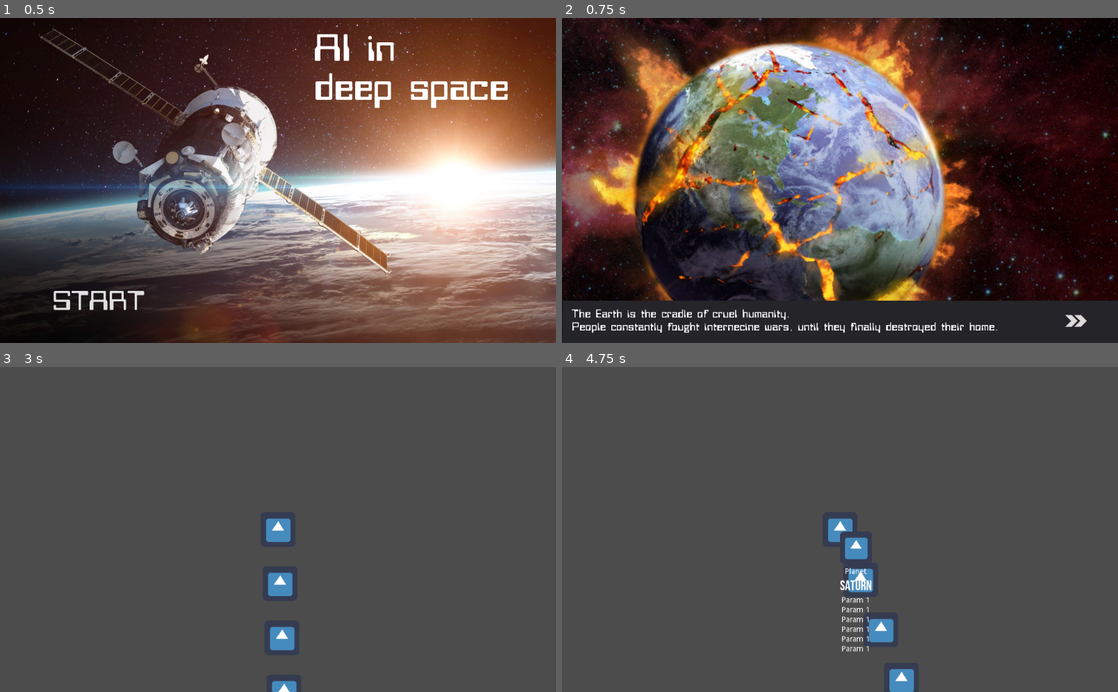
Above: before the commit, frames 1-4 (two rows, left to right).
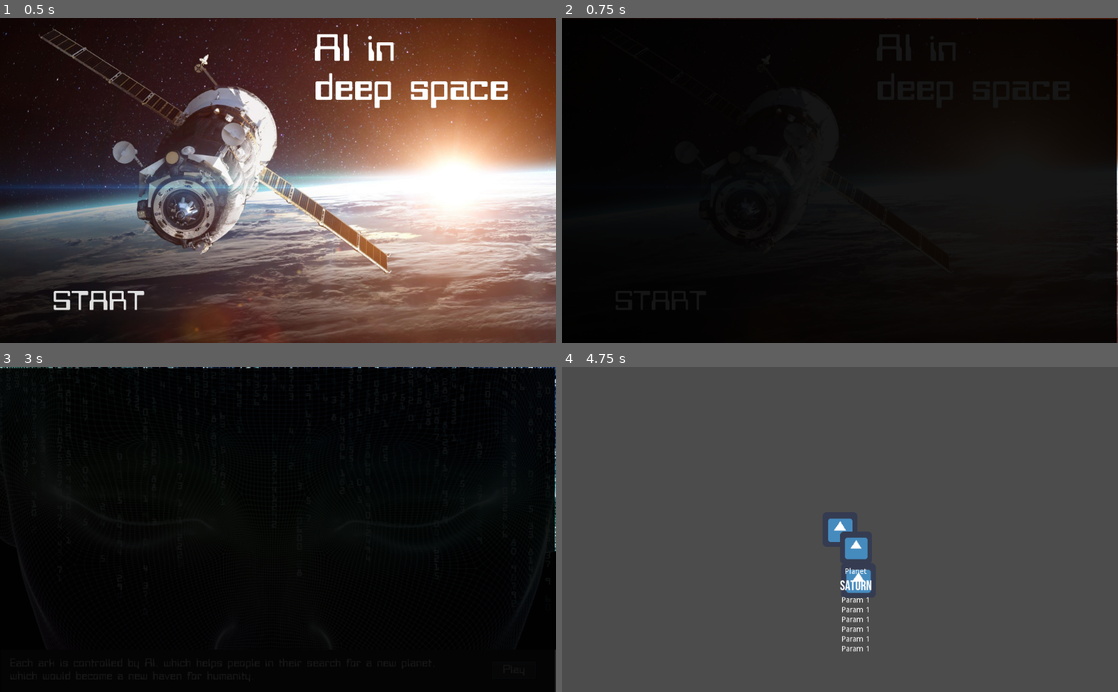
Above: after the commit, the same moments.

Repository: Trizalio/LD48
Game: Godot game, scene res://scenes/ui/main_menu.tscn
The game is run twice, just before and just after one commit, with the same random seed, the same clock (stepped at 60 frames per second) and the same inputs. The engine's default icon, where the game draws it, is replaced by a stand-in: a white triangle on a blue panel in a dark square.
Inputs (mouse positions are in pixels of both pictures, inside the frame that each line leads up to):
- Up to frame 1 (0.5 s): no input
- Up to frame 2 (0.75 s): click "START" at 0.5 s
- Up to frame 3 (3 s): click (511, 669) at 1.25 s; click (511, 669) at 2 s; click "Play" at 2.75 s
- Up to frame 4 (4.75 s): move the mouse to (845, 529) at 3.52 s; click (845, 529) at 3.67 s; move the mouse to (840, 529) at 4.27 s; click (840, 529) at 4.42 s

Frame 1 is identical in both runs. In frame 2, 74% of the frame differs, in the area x 0-100%, y 0-100%; in frame 3, 100%; in frame 4, 0.8%.

Commit message:
fade

Diff:
--- a/project.godot
+++ b/project.godot
@@ -28,6 +28,7 @@
 
 Ship="*res://scripts/singletones/ship.gd"
 StarMap="*res://scripts/singletones/star_map.gd"
+SceneChanger="*res://scripts/singletones/scene_changer.gd"
 
 [physics]
 
--- /dev/null
+++ b/scenes/fader.gd
@@ -0,0 +1,23 @@
+extends Node
+
+signal faded_in
+signal faded_out
+
+func _ready():
+	pass # Replace with function body.
+
+func fade(fade_in_time: float = 0.5, fade_out_time: float = 0.5):
+	var forward_speed = 1 / fade_in_time
+	var backward_speed = 1 / fade_out_time
+	$animation.play('fade', -1, forward_speed, false)
+	yield(self, 'faded_in')
+	$animation.play('fade', -1, -backward_speed, true)
+
+func _animation_end():
+	emit_signal("faded_in")
+
+func _animation_start():
+	emit_signal("faded_out")
+
+func is_fading():
+	return $animation.is_playing()
--- /dev/null
+++ b/scenes/fader.tscn
@@ -0,0 +1,53 @@
+[gd_scene load_steps=3 format=2]
+
+[ext_resource path="res://scenes/fader.gd" type="Script" id=1]
+
+[sub_resource type="Animation" id=1]
+tracks/0/type = "method"
+tracks/0/path = NodePath(".")
+tracks/0/interp = 1
+tracks/0/loop_wrap = true
+tracks/0/imported = false
+tracks/0/enabled = true
+tracks/0/keys = {
+"times": PoolRealArray( 0, 1 ),
+"transitions": PoolRealArray( 1, 1 ),
+"values": [ {
+"args": [  ],
+"method": "_animation_start"
+}, {
+"args": [  ],
+"method": "_animation_end"
+} ]
+}
+tracks/1/type = "value"
+tracks/1/path = NodePath("fader:color")
+tracks/1/interp = 1
+tracks/1/loop_wrap = true
+tracks/1/imported = false
+tracks/1/enabled = true
+tracks/1/keys = {
+"times": PoolRealArray( 0, 1 ),
+"transitions": PoolRealArray( 1, 1 ),
+"update": 0,
+"values": [ Color( 0.0666667, 0.0666667, 0.0666667, 0 ), Color( 0, 0, 0, 1 ) ]
+}
+
+[node name="fader" type="Node"]
+script = ExtResource( 1 )
+
+[node name="fader" type="ColorRect" parent="."]
+anchor_right = 1.0
+anchor_bottom = 1.0
+margin_left = -1.7818
+margin_top = 1.7818
+margin_right = -1.7818
+margin_bottom = 1.7818
+mouse_filter = 2
+color = Color( 0.0666667, 0.0666667, 0.0666667, 0 )
+__meta__ = {
+"_edit_use_anchors_": false
+}
+
+[node name="animation" type="AnimationPlayer" parent="."]
+anims/fade = SubResource( 1 )
--- a/scenes/ui/intro.tscn
+++ b/scenes/ui/intro.tscn
@@ -232,6 +232,7 @@
 stream = ExtResource( 12 )
 volume_db = -6.0
 autoplay = true
+
 [connection signal="button_down" from="VBoxContainer/Panel/VBoxContainer/VBoxContainer/Button" to="." method="advance"]
 [connection signal="pressed" from="Panel1/TextureButton1" to="." method="_on_TextureButton1_pressed"]
 [connection signal="pressed" from="Panel2/TextureButton2" to="." method="_on_TextureButton2_pressed"]
--- /dev/null
+++ b/scripts/singletones/scene_changer.gd
@@ -0,0 +1,56 @@
+extends Node
+
+signal scene_changed
+
+var current_scene = null
+
+var Fader = preload("res://scenes/fader.tscn")
+var fader = null
+
+func _ready():
+	var root = get_tree().get_root()
+	current_scene = root.get_child(root.get_child_count() - 1)
+	fader = Fader.instance()
+	root.call_deferred('add_child', fader)
+#	get_node("/root").add_child(resourse_bars)
+
+func goto_scene(path, fade_in_time: float = 0.2, fade_out_time: float = 0.2):
+	if is_changing_scene():
+		return
+	print('change scene to:', path)
+	# This function will usually be called from a signal callback,
+	# or some other function in the current scene.
+	# Deleting the current scene at this point is
+	# a bad idea, because it may still be executing code.
+	# This will result in a crash or unexpected behavior.
+
+	# The solution is to defer the load to a later time, when
+	# we can be sure that no code from the current scene is running:
+
+	fader.fade(fade_in_time, fade_out_time)
+	yield(fader, 'faded_in')
+#	yield(get_tree().create_timer(fade_in_time), "timeout")
+	call_deferred("_deferred_goto_scene", path)
+
+func is_changing_scene():
+	return fader.is_fading()
+
+func _deferred_goto_scene(path):
+	# It is now safe to remove the current scene
+	current_scene.free()
+
+	# Load the new scene.
+	var s = ResourceLoader.load(path)
+
+	# Instance the new scene.
+	current_scene = s.instance()
+
+	# Add it to the active scene, as child of root.
+	var root = get_tree().get_root()
+	root.add_child(current_scene)
+	root.move_child(current_scene, 0)
+
+	# Optionally, to make it compatible with the SceneTree.change_scene() API.
+	get_tree().set_current_scene(current_scene)
+	print('scene changed to: ', current_scene, '(', path, ')')
+	emit_signal("scene_changed")
--- a/scripts/ui/intro.gd
+++ b/scripts/ui/intro.gd
@@ -52,4 +52,5 @@
 
 
 func _on_TextureButton3_pressed():
-	get_tree().change_scene("res://scenes/ui/main_scene.tscn")
+#	get_tree().change_scene("res://scenes/ui/main_scene.tscn")
+	SceneChanger.goto_scene("res://scenes/ui/main_scene.tscn")
--- a/scripts/ui/main_menu.gd
+++ b/scripts/ui/main_menu.gd
@@ -6,4 +6,5 @@
 
 
 func _on_Button_pressed():
-	get_tree().change_scene("res://scenes/ui/intro.tscn")
+#	get_tree().change_scene("res://scenes/ui/intro.tscn")
+	SceneChanger.goto_scene("res://scenes/ui/intro.tscn")
